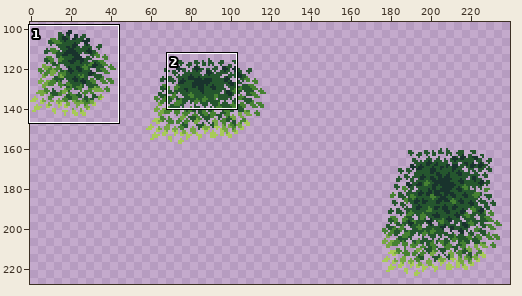
A sprite sheet gets an edit: Textures/Environment/TreeLeaves.png. Above: a wide view before the commit, with the close-up outlined.
Close-up. Before the edit:
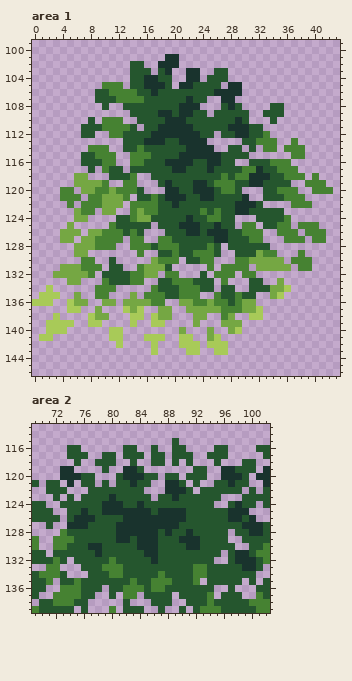
The file is 256x256 pixels. Shown: area 1: x 0..43, y 99..146; area 2: x 69..102, y 113..139. The wide view leaves out empty margins. The commit also changed other parts of the picture, which this record leaves out.
After the commit:
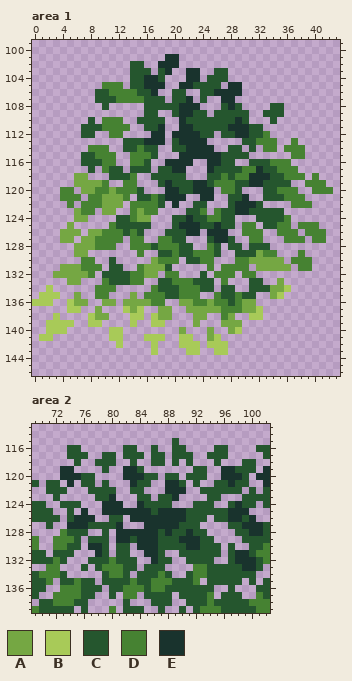
Palette (. is transparent): A #75a743  B #a8ca58  C #25562e  D #468232  E #19332d
What changed:
{"where": "area 1"}
{"y":104,"x":19,"old":"C","new":"."}
{"y":105,"x":19,"old":"C","new":"."}
{"y":106,"x":18,"old":"CC","new":".."}
{"y":106,"x":22,"old":"CC","new":".."}
{"y":107,"x":19,"old":"C","new":"."}
{"y":107,"x":23,"old":"C","new":"."}
{"y":108,"x":13,"old":"CCC","new":"..."}
{"y":109,"x":14,"old":"CC","new":".."}
{"y":109,"x":18,"old":"EE","new":".."}
{"y":110,"x":19,"old":"EE","new":".."}
{"y":111,"x":14,"old":"C","new":"."}
{"y":111,"x":19,"old":"EE","new":".."}
{"y":112,"x":13,"old":"CCCC","new":"...."}
{"y":112,"x":19,"old":"E","new":"."}
{"y":113,"x":19,"old":"C","new":"."}
{"y":114,"x":18,"old":"CC","new":".."}
{"y":115,"x":18,"old":"CCC","new":"..."}
{"y":116,"x":17,"old":"CC","new":".."}
{"y":116,"x":23,"old":"CC","new":".."}
{"y":117,"x":17,"old":"C","new":"."}
{"y":117,"x":22,"old":"CCC","new":"..."}
{"y":118,"x":22,"old":"CCC","new":"..."}
{"y":120,"x":26,"old":"C","new":"."}
{"y":121,"x":22,"old":"CC","new":".."}
{"y":121,"x":26,"old":"CC","new":".."}
{"y":122,"x":19,"old":"C","new":"."}
{"y":122,"x":21,"old":"CC","new":".."}
{"y":122,"x":25,"old":"CCC","new":"..."}
{"y":123,"x":18,"old":"CCCC","new":"...."}
{"y":123,"x":25,"old":"C","new":"."}
{"y":124,"x":17,"old":"CCC","new":"..."}
{"y":125,"x":18,"old":"CC","new":".."}
{"y":126,"x":24,"old":"C","new":"."}
{"y":126,"x":28,"old":"CC","new":".."}
{"y":127,"x":22,"old":"CCC","new":"..."}
{"y":127,"x":29,"old":"CC","new":".."}
{"y":128,"x":23,"old":"CC","new":".."}
{"y":128,"x":30,"old":"C","new":"."}
{"where": "area 2"}
{"y":120,"x":81,"old":"C","new":"."}
{"y":121,"x":81,"old":"CC","new":".."}
{"y":122,"x":81,"old":"CC","new":".."}
{"y":122,"x":91,"old":"C","new":"."}
{"y":123,"x":74,"old":"C","new":"."}
{"y":123,"x":76,"old":"CC","new":".."}
{"y":123,"x":81,"old":"CCC","new":"..."}
{"y":123,"x":90,"old":"CCCC","new":"...."}
{"y":124,"x":76,"old":"CCC","new":"..."}
{"y":124,"x":82,"old":"CC","new":".."}
{"y":124,"x":89,"old":"CCC","new":"..."}
{"y":125,"x":75,"old":"C","new":"."}
{"y":125,"x":77,"old":"CC","new":".."}
{"y":126,"x":78,"old":"CC","new":".."}
{"y":126,"x":82,"old":"E","new":"."}
{"y":126,"x":94,"old":"C","new":"."}
{"y":127,"x":82,"old":"EEE","new":"..."}
{"y":127,"x":93,"old":"CCCC","new":"...."}
{"y":128,"x":77,"old":"CC","new":".."}
{"y":128,"x":80,"old":"C","new":"."}
{"y":128,"x":94,"old":"CCC","new":"..."}
{"y":129,"x":76,"old":"C","new":"."}
{"y":129,"x":80,"old":"C","new":"."}
{"y":129,"x":95,"old":"CC","new":".."}
{"y":130,"x":76,"old":"C","new":"."}
{"y":130,"x":80,"old":"C","new":"."}
{"y":130,"x":83,"old":"C","new":"."}
{"y":130,"x":96,"old":"C","new":"."}
{"y":131,"x":75,"old":"CCC","new":"..."}
{"y":131,"x":80,"old":"C","new":"."}
{"y":131,"x":83,"old":"CC","new":".."}
{"y":131,"x":88,"old":"CC","new":".."}
{"y":132,"x":75,"old":"CC","new":".."}
{"y":132,"x":84,"old":"CC","new":".."}
{"y":132,"x":89,"old":"CC","new":".."}
{"y":133,"x":77,"old":"C","new":"."}
{"y":133,"x":84,"old":"C","new":"."}
{"y":133,"x":88,"old":"CCCC","new":"...."}
{"y":134,"x":77,"old":"CC","new":".."}
{"y":134,"x":83,"old":"C","new":"."}
{"y":134,"x":89,"old":"CC","new":".."}
{"y":135,"x":78,"old":"C","new":"."}
{"label":"erased","picture_box":[123,75,249,250]}
{"label":"erased","picture_box":[67,473,228,585]}
